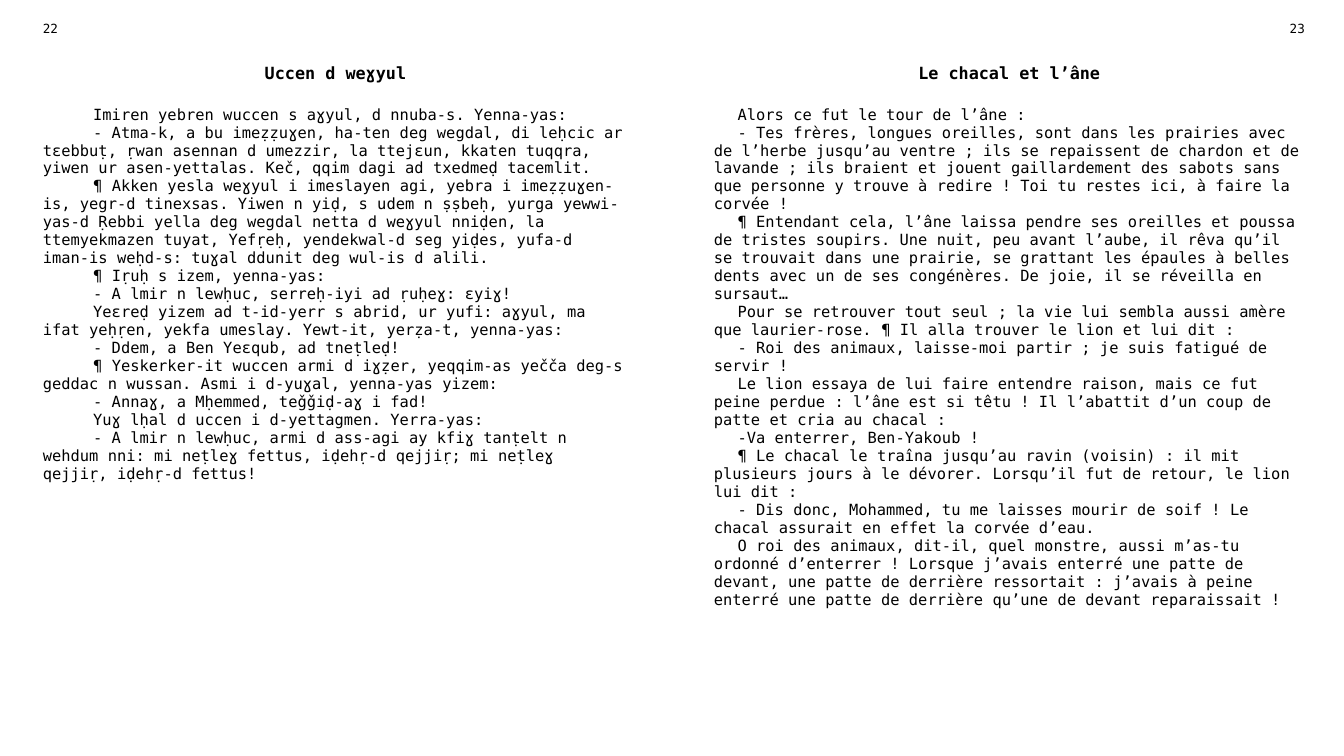
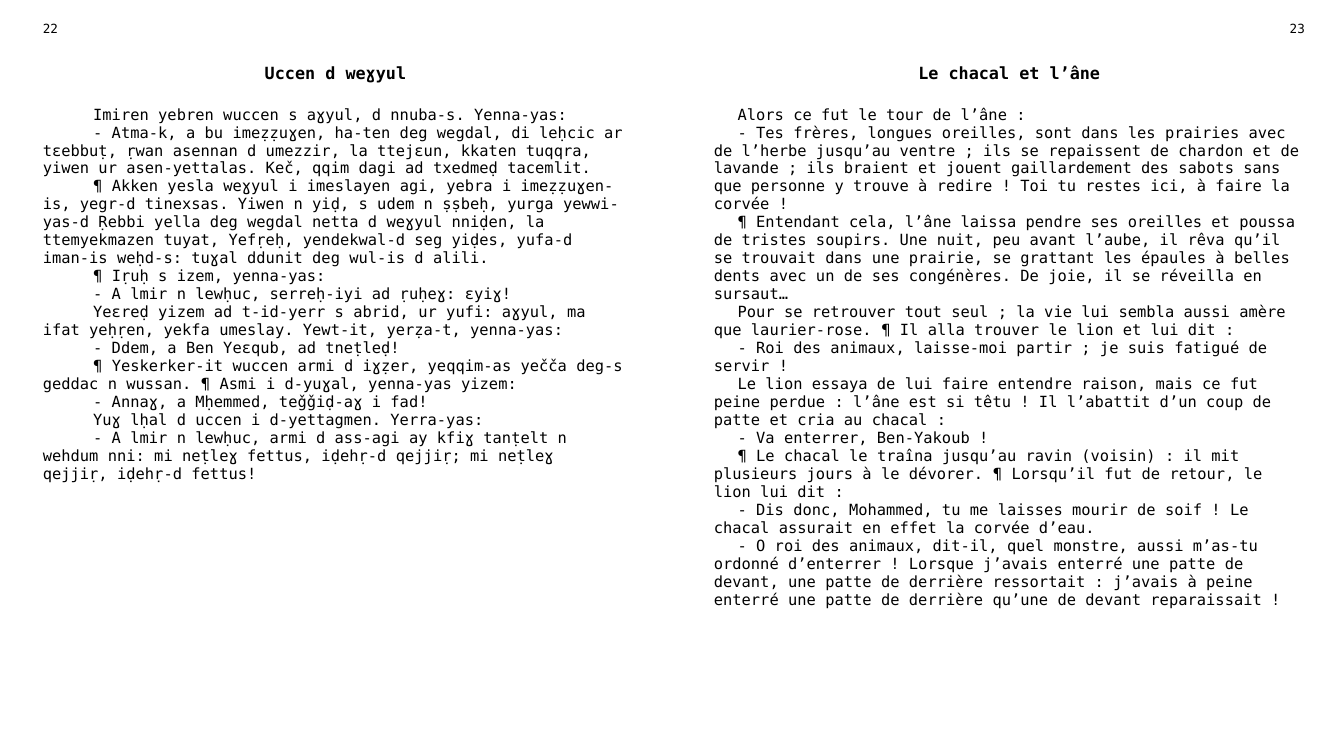
Before and after one commit to sferhah/tamacahut_n_wuccen, a slide deck: slide 7 of Uccen.ConsoleApp/uccen.pptx. Drawn at 1344x756 pixels with LibreOffice and Linux fonts; fonts in the diff are those of the drawing. Boxes give left, top, right and bottom in pixels: in the first picture for what was removed or moved away, otherwise in the second. Text is boxed around its words. In the diff, an @@ line names an element or a change of style, - is before the commit and + after.

```diff
--- a/Uccen.ConsoleApp/uccen.pptx
+++ b/Uccen.ConsoleApp/uccen.pptx
@@ table at [32,16,1315,729] @@
-row 3, column 1: Imiren yebren wuccen s aɣyul, d nnuba-s. Yenna-yas: / - Atma-k, a bu imeẓẓuɣen, ha-ten deg wegdal, di leḥcic ar tɛebbuṭ, ṛwan asennan d umezzir, la ttejɛun, kkaten tuqqra, yiwen ur asen-yettalas. Keč, qqim dagi ad txedmeḍ tacemlit. / ¶ Akken yesla weɣyul i imeslayen agi, yebra i imeẓẓuɣen-is, yegr-d tinexsas. Yiwen n yiḍ, s udem n ṣṣbeḥ, yurga yewwi-yas-d Ṛebbi yella deg wegdal netta d weɣyul nniḍen, la ttemyekmazen tuyat, Yefṛeḥ, yendekwal-d seg yiḍes, yufa-d iman-is weḥd-s: tuɣal ddunit deg wul-is d alili. / ¶ Iṛuḥ s izem, yenna-yas: / - A lmir n lewḥuc, serreḥ-iyi ad ṛuḥeɣ: ɛyiɣ! / Yeɛreḍ yizem ad t-id-yerr s abrid, ur yufi: aɣyul, ma ifat yeḥṛen, yekfa umeslay. Yewt-it, yerẓa-t, yenna-yas: / - Ddem, a Ben Yeɛqub, ad tneṭleḍ! / ¶ Yeskerker-it wuccen armi d iɣẓer, yeqqim-as yečča deg-s geddac n wussan. Asmi i d-yuɣal, yenna-yas yizem: / - Annaɣ, a Mḥemmed, teǧǧiḍ-aɣ i fad! / Yuɣ lḥal d uccen i d-yettagmen. Yerra-yas: / - A lmir n lewḥuc, armi d ass-agi ay kfiɣ tanṭelt n wehdum nni: mi neṭleɣ fettus, iḍehṛ-d qejjiṛ; mi neṭleɣ qejjiṛ, iḍehṛ-d fettus!
+row 3, column 1: Imiren yebren wuccen s aɣyul, d nnuba-s. Yenna-yas: / - Atma-k, a bu imeẓẓuɣen, ha-ten deg wegdal, di leḥcic ar tɛebbuṭ, ṛwan asennan d umezzir, la ttejɛun, kkaten tuqqra, yiwen ur asen-yettalas. Keč, qqim dagi ad txedmeḍ tacemlit. / ¶ Akken yesla weɣyul i imeslayen agi, yebra i imeẓẓuɣen-is, yegr-d tinexsas. Yiwen n yiḍ, s udem n ṣṣbeḥ, yurga yewwi-yas-d Ṛebbi yella deg wegdal netta d weɣyul nniḍen, la ttemyekmazen tuyat, Yefṛeḥ, yendekwal-d seg yiḍes, yufa-d iman-is weḥd-s: tuɣal ddunit deg wul-is d alili. / ¶ Iṛuḥ s izem, yenna-yas: / - A lmir n lewḥuc, serreḥ-iyi ad ṛuḥeɣ: ɛyiɣ! / Yeɛreḍ yizem ad t-id-yerr s abrid, ur yufi: aɣyul, ma ifat yeḥṛen, yekfa umeslay. Yewt-it, yerẓa-t, yenna-yas: / - Ddem, a Ben Yeɛqub, ad tneṭleḍ! / ¶ Yeskerker-it wuccen armi d iɣẓer, yeqqim-as yečča deg-s geddac n wussan. ¶ Asmi i d-yuɣal, yenna-yas yizem: / - Annaɣ, a Mḥemmed, teǧǧiḍ-aɣ i fad! / Yuɣ lḥal d uccen i d-yettagmen. Yerra-yas: / - A lmir n lewḥuc, armi d ass-agi ay kfiɣ tanṭelt n wehdum nni: mi neṭleɣ fettus, iḍehṛ-d qejjiṛ; mi neṭleɣ qejjiṛ, iḍehṛ-d fettus!
-row 3, column 3: Alors ce fut le tour de l’âne : / - Tes frères, longues oreilles, sont dans les prairies avec de l’herbe jusqu’au ventre ; ils se repaissent de chardon et de lavande ; ils braient et jouent gaillardement des sabots sans que personne y trouve à redire ! Toi tu restes ici, à faire la corvée ! / ¶ Entendant cela, l’âne laissa pendre ses oreilles et poussa de tristes soupirs. Une nuit, peu avant l’aube, il rêva qu’il se trouvait dans une prairie, se grattant les épaules à belles dents avec un de ses congénères. De joie, il se réveilla en sursaut… / Pour se retrouver tout seul ; la vie lui sembla aussi amère que laurier-rose. ¶ Il alla trouver le lion et lui dit : / - Roi des animaux, laisse-moi partir ; je suis fatigué de servir ! / Le lion essaya de lui faire entendre raison, mais ce fut peine perdue : l’âne est si têtu ! Il l’abattit d’un coup de patte et cria au chacal : / -Va enterrer, Ben-Yakoub ! / ¶ Le chacal le traîna jusqu’au ravin (voisin) : il mit plusieurs jours à le dévorer. Lorsqu’il fut de retour, le lion lui dit : / - Dis donc, Mohammed, tu me laisses mourir de soif ! Le chacal assurait en effet la corvée d’eau. / O roi des animaux, dit-il, quel monstre, aussi m’as-tu ordonné d’enterrer ! Lorsque j’avais enterré une patte de devant, une patte de derrière ressortait : j’avais à peine enterré une patte de derrière qu’une de devant reparaissait !
+row 3, column 3: Alors ce fut le tour de l’âne : / - Tes frères, longues oreilles, sont dans les prairies avec de l’herbe jusqu’au ventre ; ils se repaissent de chardon et de lavande ; ils braient et jouent gaillardement des sabots sans que personne y trouve à redire ! Toi tu restes ici, à faire la corvée ! / ¶ Entendant cela, l’âne laissa pendre ses oreilles et poussa de tristes soupirs. Une nuit, peu avant l’aube, il rêva qu’il se trouvait dans une prairie, se grattant les épaules à belles dents avec un de ses congénères. De joie, il se réveilla en sursaut… / Pour se retrouver tout seul ; la vie lui sembla aussi amère que laurier-rose. ¶ Il alla trouver le lion et lui dit : / - Roi des animaux, laisse-moi partir ; je suis fatigué de servir ! / Le lion essaya de lui faire entendre raison, mais ce fut peine perdue : l’âne est si têtu ! Il l’abattit d’un coup de patte et cria au chacal : / - Va enterrer, Ben-Yakoub ! / ¶ Le chacal le traîna jusqu’au ravin (voisin) : il mit plusieurs jours à le dévorer. ¶ Lorsqu’il fut de retour, le lion lui dit : / - Dis donc, Mohammed, tu me laisses mourir de soif ! Le chacal assurait en effet la corvée d’eau. / - O roi des animaux, dit-il, quel monstre, aussi m’as-tu ordonné d’enterrer ! Lorsque j’avais enterré une patte de devant, une patte de derrière ressortait : j’avais à peine enterré une patte de derrière qu’une de devant reparaissait !
```
Also in this commit, not shown: 1 other file.
